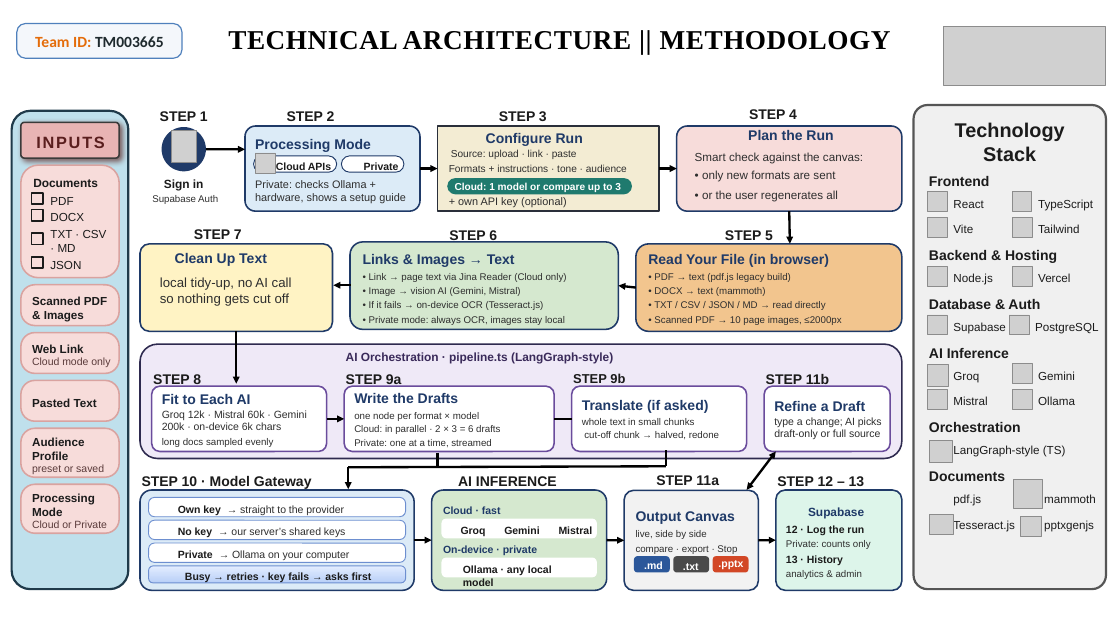
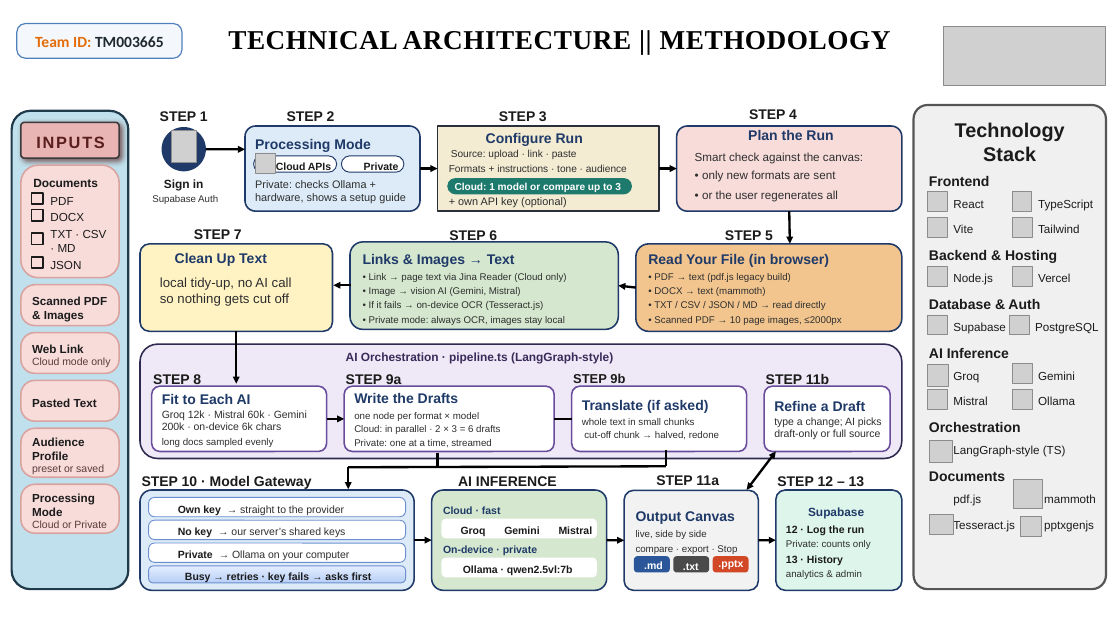
Before and after one commit to SiddharthDevmurari/SankShep.ai-SFIC, a slide deck: slide 4 of SFIC Synopsis PPT.pptx. Drawn at 1120x630 pixels with LibreOffice and Linux fonts; fonts in the diff are those of the drawing; grey boxes stand for pictures; background and template pictures are left out. Boxes give left, top, right and bottom in pixels: in the first picture for what was removed or moved away, otherwise in the second. Text is boxed around its words. In the diff, an @@ line names an element or a change of style, - is before the commit and + after.

```diff
--- a/SFIC Synopsis PPT.pptx
+++ b/SFIC Synopsis PPT.pptx
@@ text at (x1=463, y1=565, x2=573, y2=575): text changed @@
-Ollama · any local model
+Ollama · qwen2.5vl:7b
```
Also in this commit, not shown: 4 other slides changed, 1 other file.
